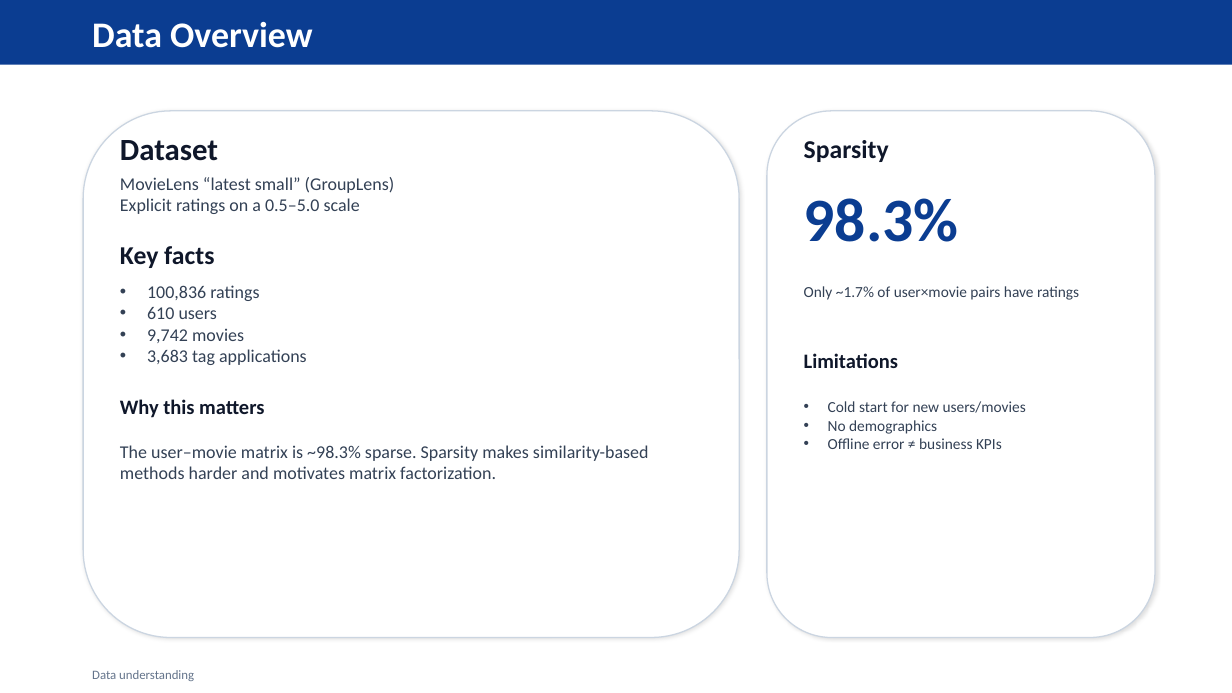
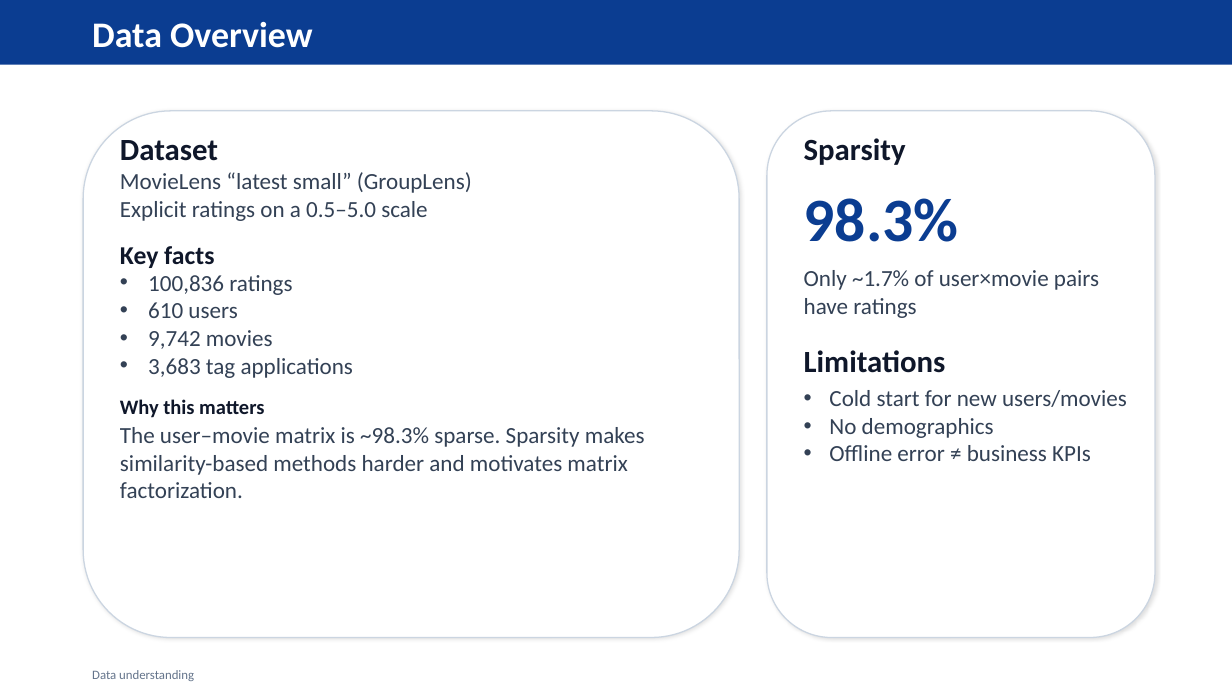
Before and after one commit to rahroy82/movielens-recommendation-system, a slide deck: slide 3 of MovieLens_Recommender_Presentation.pptx. Drawn at 1232x693 pixels with LibreOffice and Linux fonts; fonts in the diff are those of the drawing. Boxes give left, top, right and bottom in pixels: in the first picture for what was removed or moved away, otherwise in the second. Text is boxed around its words. In the diff, an @@ line names an element or a change of style, - is before the commit and + after.

```diff
--- a/MovieLens_Recommender_Presentation.pptx
+++ b/MovieLens_Recommender_Presentation.pptx
@@ text "Sparsity" at <box>804,138,906,165</box>: size 20 to 24 pt @@
@@ text "Only ~1.7% of user×movie pairs ..." at <box>804,270,1099,318</box>: size 12 to 18 pt @@
@@ text "Limitations" at <box>804,350,946,373</box>: size 16 to 24 pt @@
@@ text "Cold start for new users/movies" at <box>829,390,1127,461</box>: size 12 to 18 pt @@
@@ size 14 to 18 pt in 3 elements at <box>120,172,472,221</box>, <box>148,275,353,378</box>, <box>120,427,645,498</box> @@
```
Also in this commit, not shown: 4 other slides changed, 1 other file.
